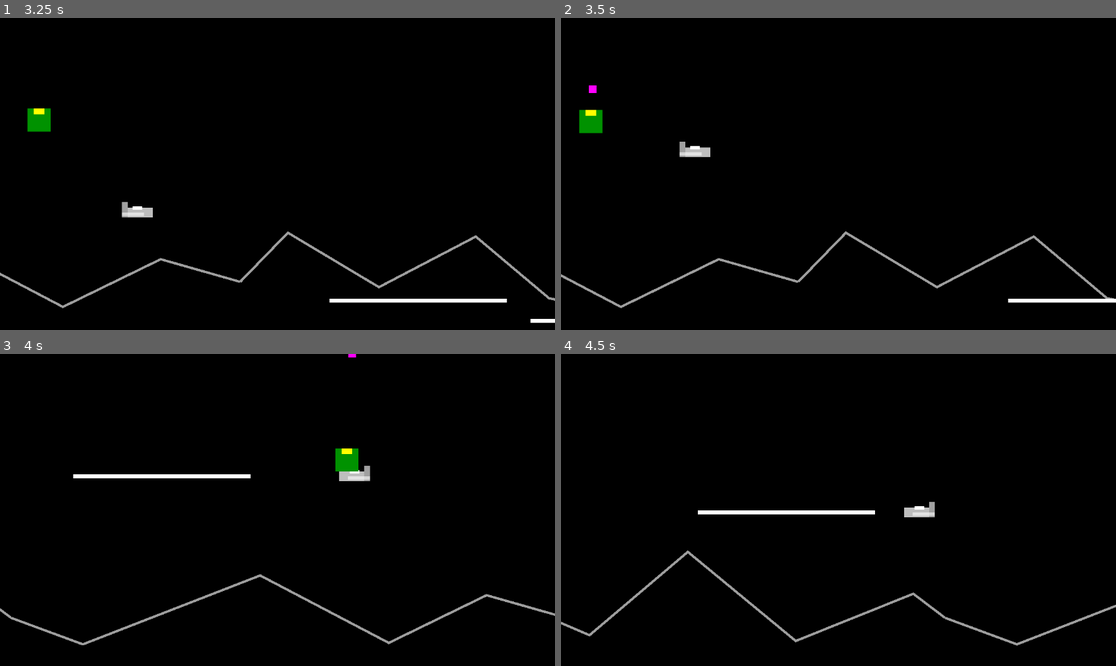
Above: before the commit, frames 1-4 (two rows, left to right).
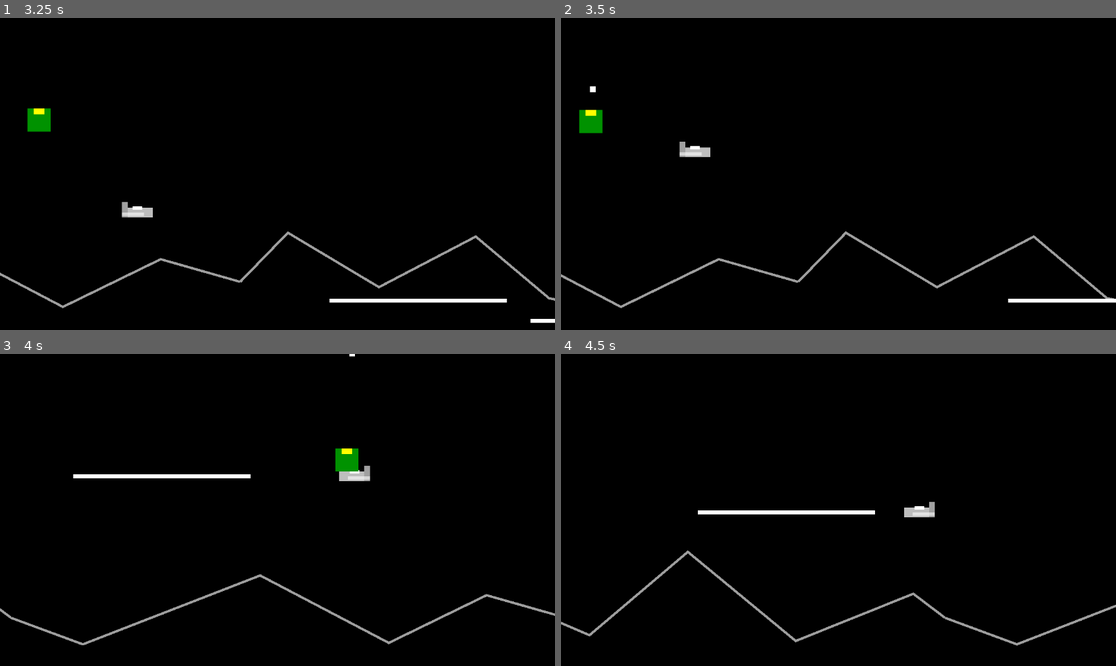
Above: after the commit, the same moments.

Repository: Toxe/godot-defender-clone
Game: Godot game, scene res://scenes/levels/main.tscn
Two runs of this game, one before a commit and one after it. Both use one fixed random seed, a clock stepped at 60 frames per second and the inputs below.
Inputs:
- Up to frame 1 (3.25 s): hold Right (move_right) 0.53-1.28 s; tap Space (fire) every 0.75 s from 0.6 to 2.85 s; hold Down (move_down) 1.28-2.03 s; hold Right (move_right) 2.03-2.78 s; hold Up (move_up) from 2.78 s (still down)
- Up to frame 2 (3.5 s): keep holding Up (move_up)
- Up to frame 3 (4 s): release Up (move_up) at 3.53 s; hold Left (move_left) from 3.53 s (still down); tap Space (fire) at 3.6 s
- Up to frame 4 (4.5 s): keep holding Left (move_left); tap Space (fire) at 4.35 s

Frame 1 is identical in both runs. In frame 2, less than 0.1% of the frame differs, in the area x 5-7%, y 21-25%; in frame 3, less than 0.1%; in frame 4, nothing differs.

Commit message:
Bullet: change color and size

Diff:
--- a/G01_Defender/scenes/enemies/bullet.tscn
+++ b/G01_Defender/scenes/enemies/bullet.tscn
@@ -3,7 +3,7 @@
 [ext_resource type="Script" path="res://scenes/enemies/bullet.gd" id="1_jgfq0"]
 
 [sub_resource type="RectangleShape2D" id="RectangleShape2D_1blke"]
-size = Vector2(16, 16)
+size = Vector2(12, 12)
 
 [node name="Bullet" type="Area2D"]
 collision_layer = 16
@@ -13,8 +13,8 @@
 shape = SubResource("RectangleShape2D_1blke")
 
 [node name="VisibleOnScreenNotifier2D" type="VisibleOnScreenNotifier2D" parent="."]
-position = Vector2(-5, 1.42109e-14)
-scale = Vector2(0.5, 1)
+position = Vector2(-3.5, 1.42109e-14)
+scale = Vector2(0.35, 0.7)
 rect = Rect2(-10, -10, 40, 20)
 
 [node name="ColorRect" type="ColorRect" parent="."]
@@ -23,13 +23,12 @@
 anchor_top = 0.5
 anchor_right = 0.5
 anchor_bottom = 0.5
-offset_left = -8.0
-offset_top = -8.0
-offset_right = 8.0
-offset_bottom = 8.0
+offset_left = -6.0
+offset_top = -6.0
+offset_right = 6.0
+offset_bottom = 6.0
 grow_horizontal = 2
 grow_vertical = 2
-color = Color(1, 0, 1, 1)
 
 [connection signal="area_entered" from="." to="." method="_on_area_entered"]
 [connection signal="screen_exited" from="VisibleOnScreenNotifier2D" to="." method="_on_visible_on_screen_notifier_2d_screen_exited"]
